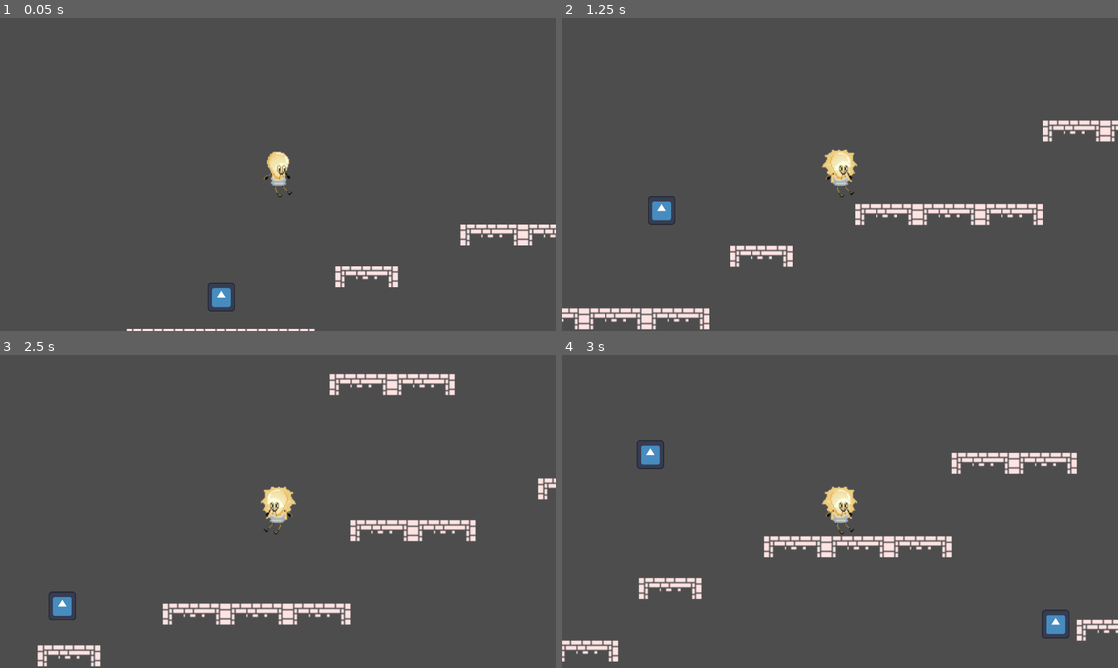
Above: before the commit, frames 1-4 (two rows, left to right).
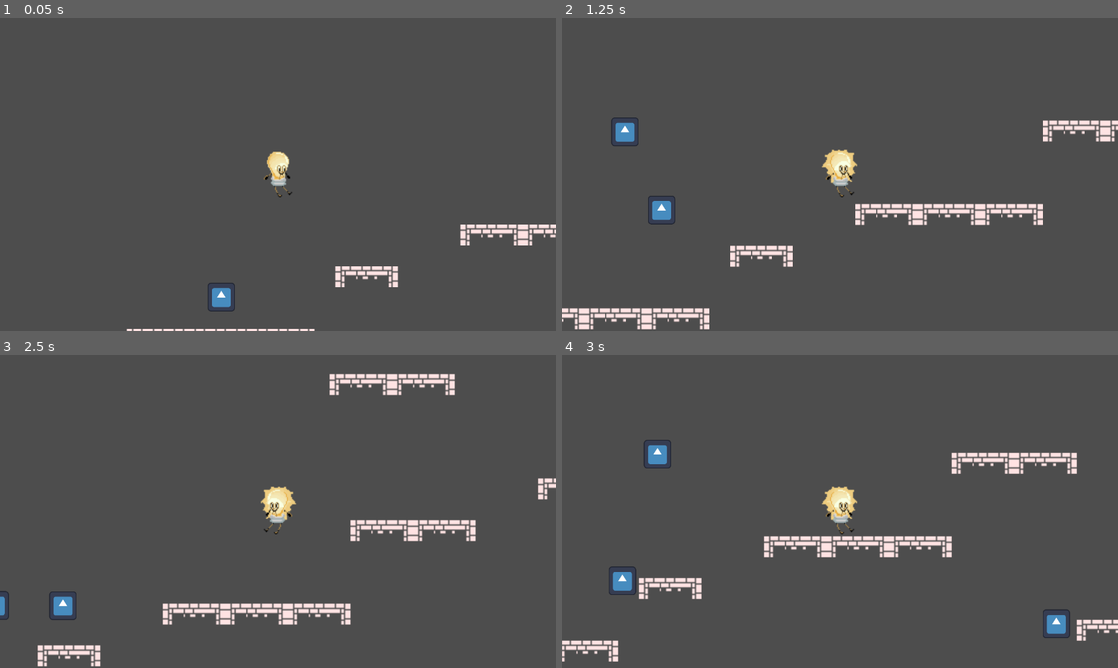
Above: after the commit, the same moments.

Repository: EXLAIZOR/tick-times
Game: Godot game, scene res://Scenes/level1.tscn
Same seed, same stepped clock (60 frames per second), same inputs: the game is played once before the commit and once after it. The engine's default icon, where the game draws it, is replaced by a stand-in: a white triangle on a blue panel in a dark square.
Inputs (mouse positions are in pixels of both pictures, inside the frame that each line leads up to):
- Up to frame 1 (0.05 s): no input
- Up to frame 2 (1.25 s): move the mouse to (962, 158) at 0.52 s; hold D (MoveRight) from 0.53 s (still down); click (962, 158) at 0.6 s; tap W (Jump) at 0.77 s
- Up to frame 3 (2.5 s): move the mouse to (166, 527) at 1.27 s; click (166, 527) at 1.35 s; tap W (Jump) at 1.52 s; move the mouse to (333, 442) at 2.02 s; release D (MoveRight) at 2.03 s; hold A (MoveLeft) from 2.03 s (still down); click (333, 442) at 2.1 s
- Up to frame 4 (3 s): move the mouse to (812, 574) at 2.77 s; release A (MoveLeft) at 2.78 s; hold D (MoveRight) from 2.78 s (still down); click (812, 574) at 2.85 s

Frame 1 is identical in both runs. In frame 2, 0.3% of the frame differs, in the area x 8-21%, y 31-66%; in frame 3, 0.2%; in frame 4, 0.6%, in the area x 8-92%, y 27-91%.

Commit message:
Enemy hitbox
Fixed

Diff:
--- a/collisionshapeenemy.tres
+++ b/collisionshapeenemy.tres
@@ -1,4 +1,4 @@
 [gd_resource type="RectangleShape2D" format=3 uid="uid://cjom1gyk8xxo5"]
 
 [resource]
-size = Vector2(21, 21.5)
+size = Vector2(20, 20.115)
--- a/enemy.tscn
+++ b/enemy.tscn
@@ -17,6 +17,9 @@
 damage = 1
 metadata/_custom_type_script = "uid://br1ka662muyfh"
 
+[sub_resource type="RectangleShape2D" id="RectangleShape2D_wujgv"]
+size = Vector2(25.06, 24.27)
+
 [node name="Enemy" type="CharacterBody2D" unique_id=28214811]
 script = ExtResource("1_qi2p4")
 attack = SubResource("Resource_qi2p4")
@@ -27,15 +30,19 @@
 texture = ExtResource("2_iifgy")
 
 [node name="CollisionShape2D" type="CollisionShape2D" parent="." unique_id=1015336967]
+position = Vector2(0, 1)
 shape = ExtResource("3_epg4t")
 
 [node name="Area2D" type="Area2D" parent="CollisionShape2D" unique_id=191575457]
+position = Vector2(-11.4375, -2)
 collision_layer = 4
 
 [node name="CollisionShape2D" type="CollisionShape2D" parent="CollisionShape2D/Area2D" unique_id=597117136]
+position = Vector2(11.4375, 2)
 shape = ExtResource("3_epg4t")
 
 [node name="AttackComponents" type="Area2D" parent="CollisionShape2D/Area2D" unique_id=1162790735]
+position = Vector2(6, 20)
 collision_layer = 4
 collision_mask = 0
 script = ExtResource("5_epg4t")
@@ -43,8 +50,8 @@
 metadata/_custom_type_script = "uid://d3lekxp3p1unq"
 
 [node name="CollisionShape2D" type="CollisionShape2D" parent="CollisionShape2D/Area2D/AttackComponents" unique_id=1736191266]
-position = Vector2(0, 1.5)
-shape = ExtResource("3_epg4t")
+position = Vector2(5.4375, -18)
+shape = SubResource("RectangleShape2D_wujgv")
 
 [node name="HealthComponent" type="Node" parent="." unique_id=1132379041 node_paths=PackedStringArray("ROOT")]
 script = ExtResource("6_3yqyl")
@@ -53,6 +60,7 @@
 metadata/_custom_type_script = "uid://cvbo4qktol0gj"
 
 [node name="HitboxComponent" type="Area2D" parent="." unique_id=1484844267 node_paths=PackedStringArray("health_component")]
+position = Vector2(11, 26)
 collision_layer = 4
 collision_mask = 0
 script = ExtResource("7_wujgv")
@@ -60,5 +68,5 @@
 metadata/_custom_type_script = "uid://bsl6bumvyfk2j"
 
 [node name="CollisionShape2D" type="CollisionShape2D" parent="HitboxComponent" unique_id=888363149]
-position = Vector2(-0.5, 0.75)
+position = Vector2(-11, -25)
 shape = ExtResource("3_epg4t")
--- a/player.tscn
+++ b/player.tscn
@@ -132,7 +132,7 @@
 metadata/_custom_type_script = "uid://bsl6bumvyfk2j"
 
 [node name="CollisionShape2D" type="CollisionShape2D" parent="HitboxComponent" unique_id=1265708097]
-position = Vector2(1, 1)
+position = Vector2(1, 2)
 shape = SubResource("RectangleShape2D_y1p4y")
 
 [node name="hitTimer" type="Timer" parent="." unique_id=737981547]
